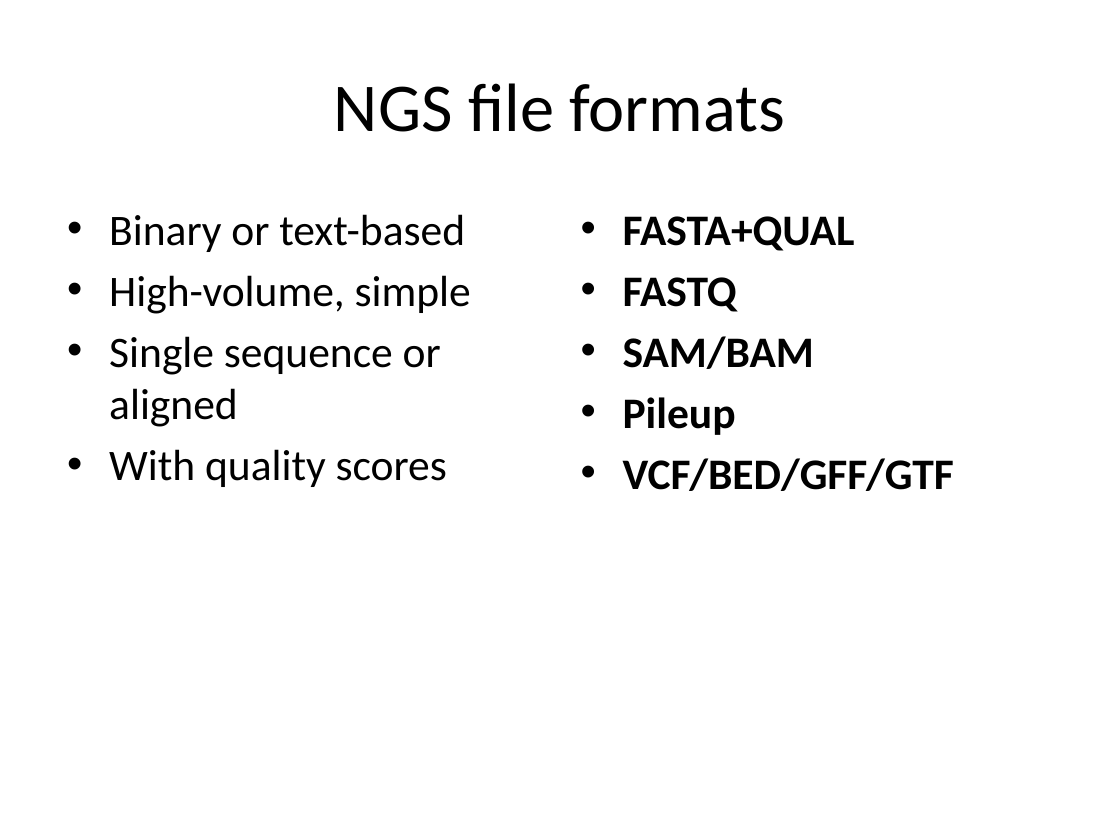
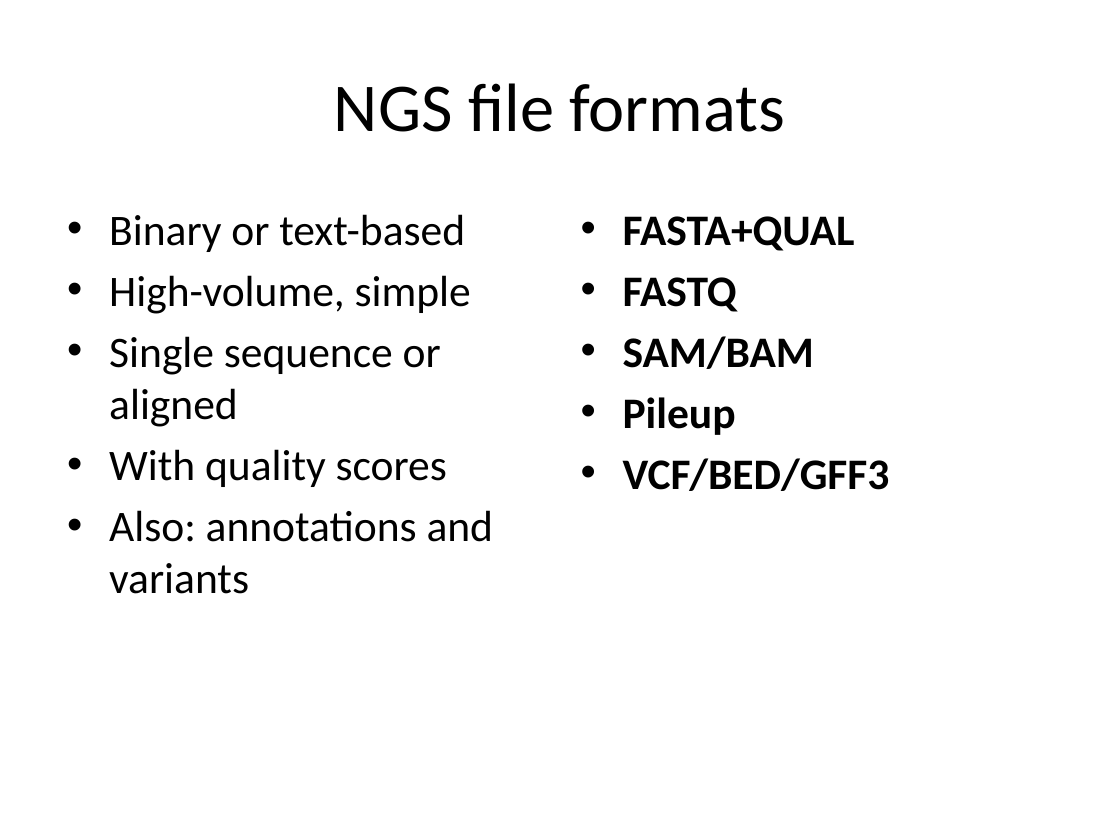
Before and after one commit to naturalis/arangs, a slide deck: slide 2 of doc/slides/day1/session2/NGSdata.pptx. Drawn at 1120x840 pixels with LibreOffice and Linux fonts; fonts in the diff are those of the drawing. Boxes give left, top, right and bottom in pixels: in the first picture for what was removed or moved away, otherwise in the second. Text is boxed around its words. In the diff, an @@ line names an element or a change of style, - is before the commit and + after.

```diff
--- a/doc/slides/day1/session2/NGSdata.pptx
+++ b/doc/slides/day1/session2/NGSdata.pptx
@@ text at [623,458,890,491]: text changed @@
-• VCF/BED/GFF/GTF
+• VCF/BED/GFF3
@@ text at [109,510,494,594]: paragraph added @@
+• Also: annotations and variants
```
Also in this commit, not shown: 2 other slides changed, 1 slide removed.
